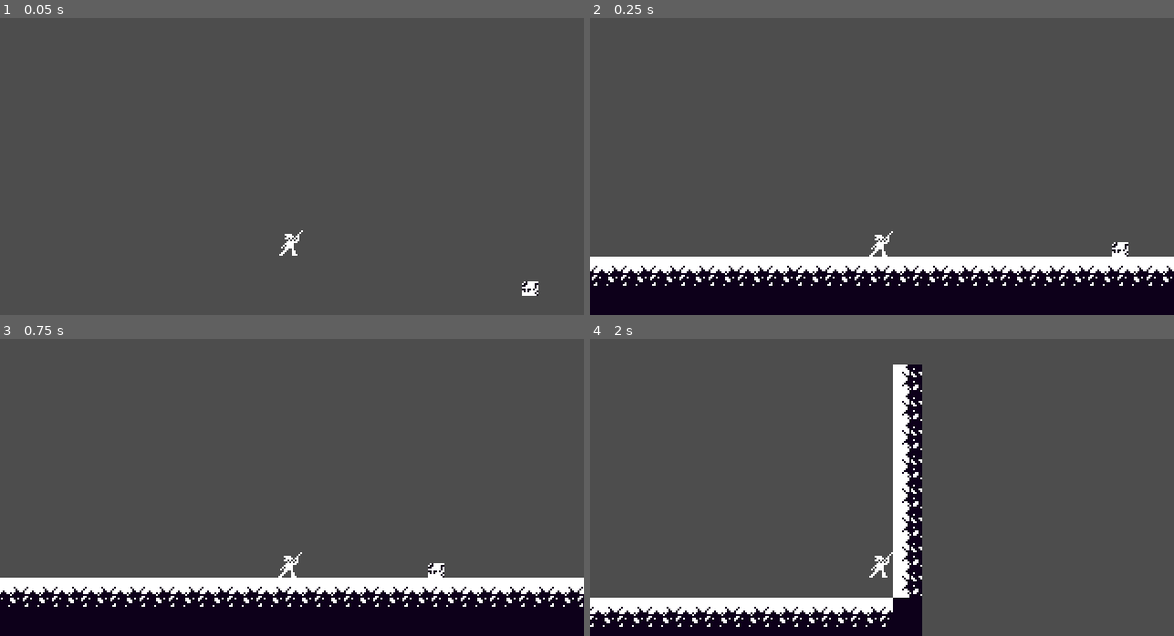
Above: before the commit, frames 1-4 (two rows, left to right).
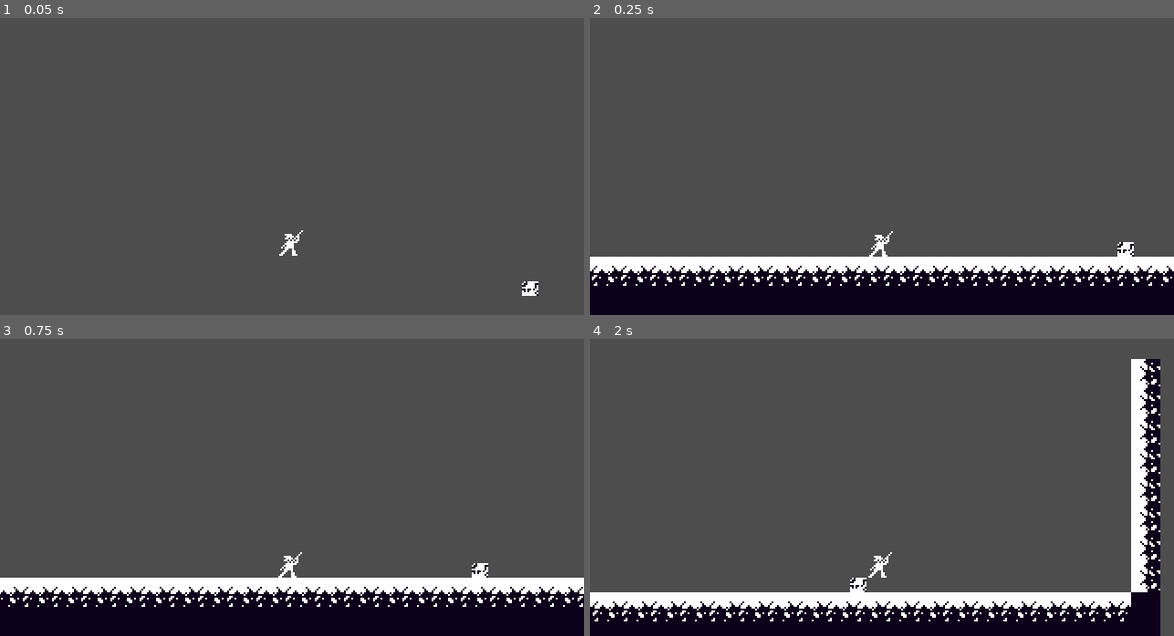
Above: after the commit, the same moments.

Repository: themoeboy/project-memory
Game: Godot game, scene res://src/main.tscn
Same seed, same stepped clock (60 frames per second), same inputs: the game is played once before the commit and once after it.
Inputs:
- Up to frame 1 (0.05 s): no input
- Up to frame 2 (0.25 s): no input
- Up to frame 3 (0.75 s): hold D (move_right) from 0.53 s (still down); tap Shift (dash) at 0.6 s
- Up to frame 4 (2 s): keep holding D (move_right); tap Space (jump) at 0.77, 1.52 s; tap Shift (dash) at 1.35 s

Frame 1 is identical in both runs. In frame 2, 0.1% of the frame differs, in the area x 89-94%, y 75-81%; in frame 3, 0.3%; in frame 4, 17%, in the area x 0-98%, y 6-100%.
Error in both runs: Attempt to call function 'is_colliding' in base 'null instance' on a null instance. (res://src/player/player.gd:177)

Commit message:
Fine tuning movement speed calculation

Diff:
--- a/src/enemy/enemy.gd
+++ b/src/enemy/enemy.gd
@@ -13,7 +13,6 @@
 
 @export var ACCELERATION: float = 100.0
 @export var MAX_SPEED: float = 100.0
-@export var SPEED: float = 100.0
 @export var DEACCELERATION = 1000.0
 @onready var ai_controller = $ai_controller  # Reference to AI logic
 
@@ -22,10 +21,7 @@
 func _physics_process(delta):
 	print(velocity.x)
 	if ai_direction != 0:
-		if abs(velocity.x) >= MAX_SPEED:
-			velocity.x = sign(velocity.x) * MAX_SPEED  # Clamp speed
-		else:
-			velocity.x = move_toward(velocity.x, ai_direction * SPEED, ACCELERATION * delta)
+		velocity.x = move_toward(velocity.x, ai_direction * MAX_SPEED, ACCELERATION * delta)
 	else:
 		velocity.x = move_toward(velocity.x, 0, DEACCELERATION * delta)  # Decelerate smoothly
 	# Gravity
--- a/src/enemy/slime.tscn
+++ b/src/enemy/slime.tscn
@@ -9,9 +9,8 @@
 
 [node name="slime" type="CharacterBody2D"]
 script = ExtResource("1_6j2al")
-ACCELERATION = 20.0
+ACCELERATION = 25.0
 MAX_SPEED = 50.0
-SPEED = 50.0
 
 [node name="sprite" type="Sprite2D" parent="."]
 position = Vector2(0, -8)
--- a/src/helpers/ai_controller.gd
+++ b/src/helpers/ai_controller.gd
@@ -39,7 +39,6 @@
 func patrol_behavior(delta):
 	var distance_from_start = enemy.global_position.x - start_position.x
 	var reversed = false
-
 
 	# Stop when reaching patrol limit before reversing
 	if abs(distance_from_start) >= patrol_range and !reversed:
--- a/src/main.tscn
+++ b/src/main.tscn
@@ -17,5 +17,4 @@
 
 [node name="slime" parent="." instance=ExtResource("3_5q4o7")]
 position = Vector2(427, 280)
-ACCELERATION = 5.0
-MAX_SPEED = 20.0
+ACCELERATION = 100.0
